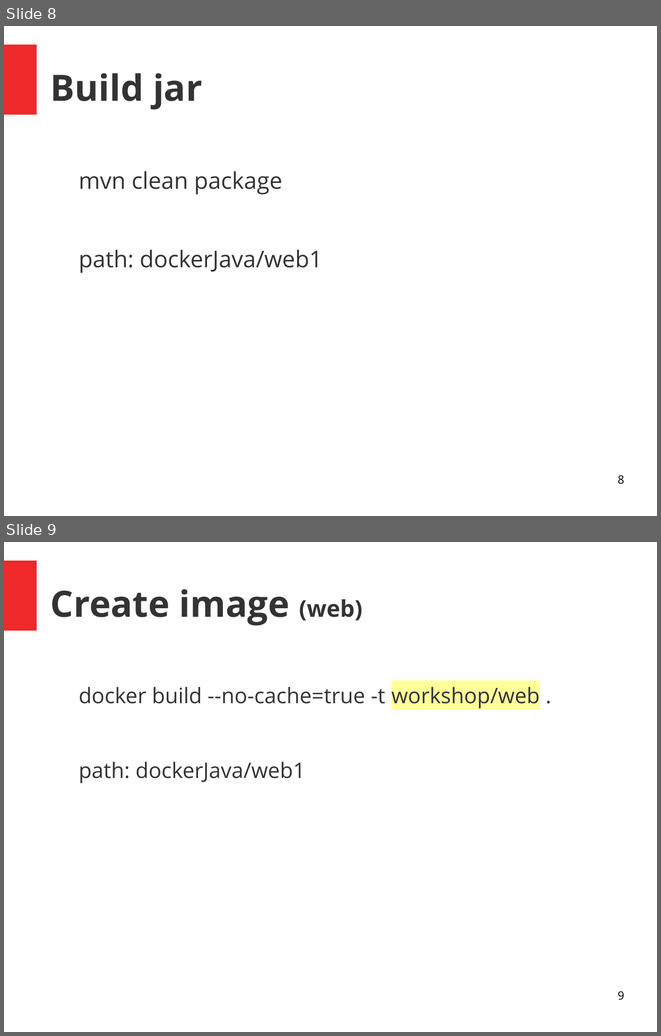
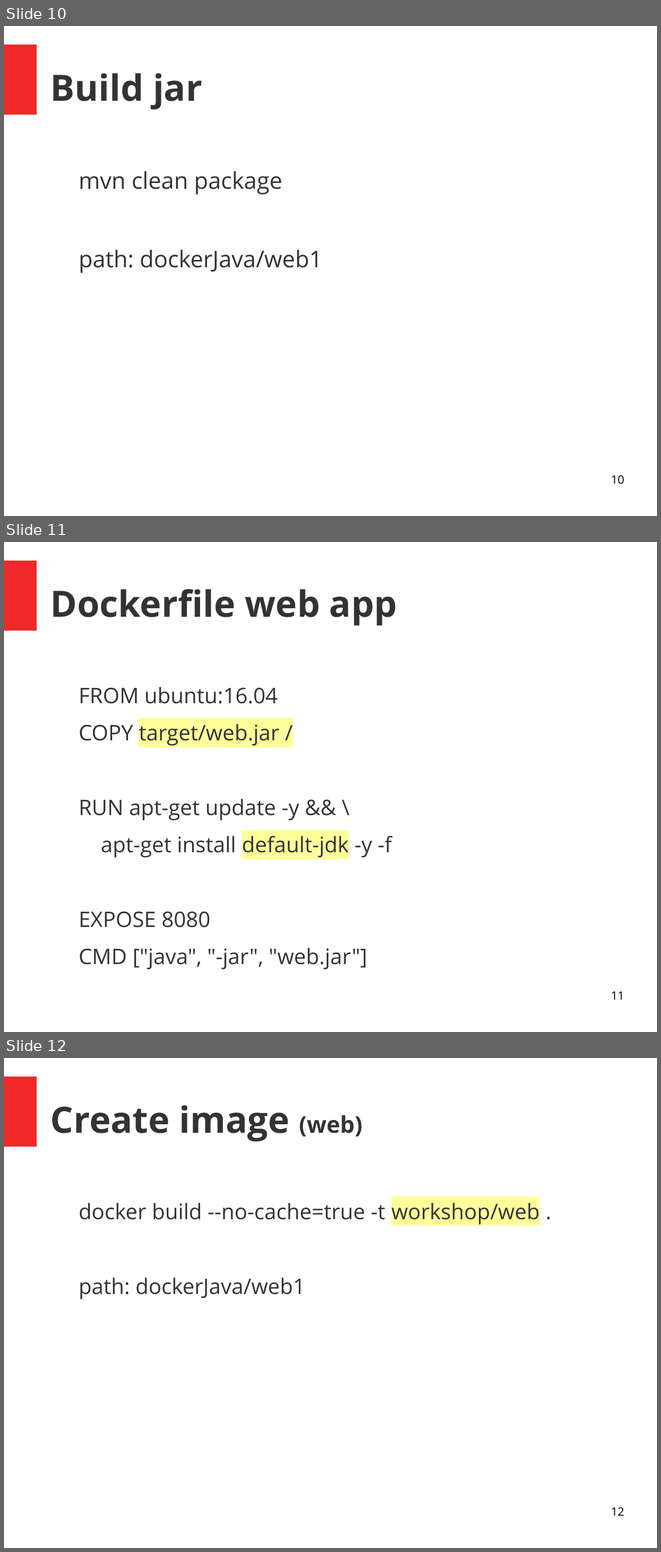
Before and after one commit to skuarch/dockerJava, a slide deck: dockerAndJava.odp. Shown one above the other, each under a label of ours: slides 8 and 9 before the commit, slides 10, 11 and 12 after it. The pictures are 661x1036 and 661x1552 pixels, drawn with LibreOffice and Linux fonts; fonts in the diff are those of the drawing. Boxes give left, top, right and bottom in pixels: in the first picture for what was removed or moved away, otherwise in the second. Text is boxed around its words. In the diff, an @@ line names an element or a change of style, - is before the commit and + after.

```diff
--- a/dockerAndJava.odp
+++ b/dockerAndJava.odp
@@ slide 11 added at [4,542,657,1032], background #FFFFFF; not listed: 1 template element that a slide beside it also shows @@
@@ title added at [51,589,397,626], 44 pt, text #333333, bold @@
+Dockerfile web app
@@ text added at [79,687,392,969], 26 pt, text #333333 @@
+FROM ubuntu:16.04
+COPY target/web.jar /
+RUN apt-get update -y && \
+apt-get install default-jdk -y -f
+EXPOSE 8080
+CMD ["java", "-jar", "web.jar"]
@@ page number added at [611,991,624,999], 14 pt, text #000000 @@
+11
@@ what was slide 8 is now slide 10 @@
@@ page number at [611,475,624,484]: text changed @@
-8
+10
@@ what was slide 9 is now slide 12 @@
@@ page number at [611,1507,624,1515]: text changed @@
-9
+12
```
Also in this commit, not shown: 6 slides changed, 2 other slides added.
